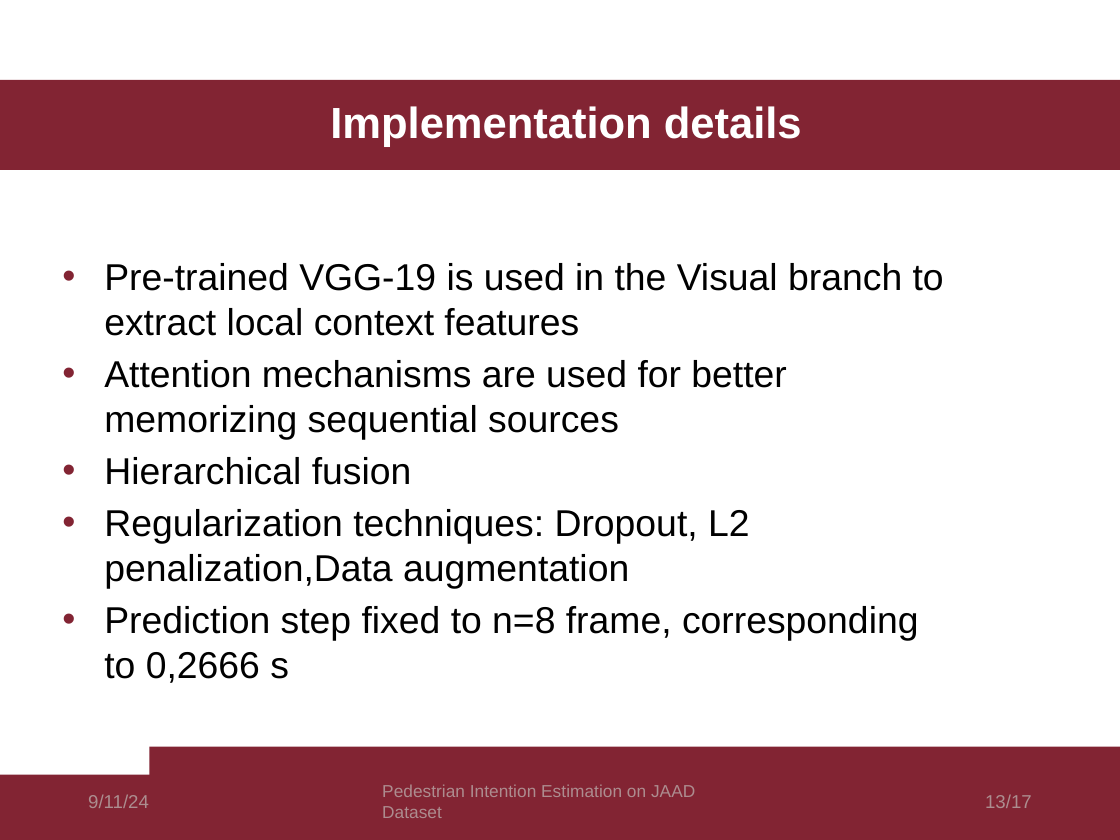
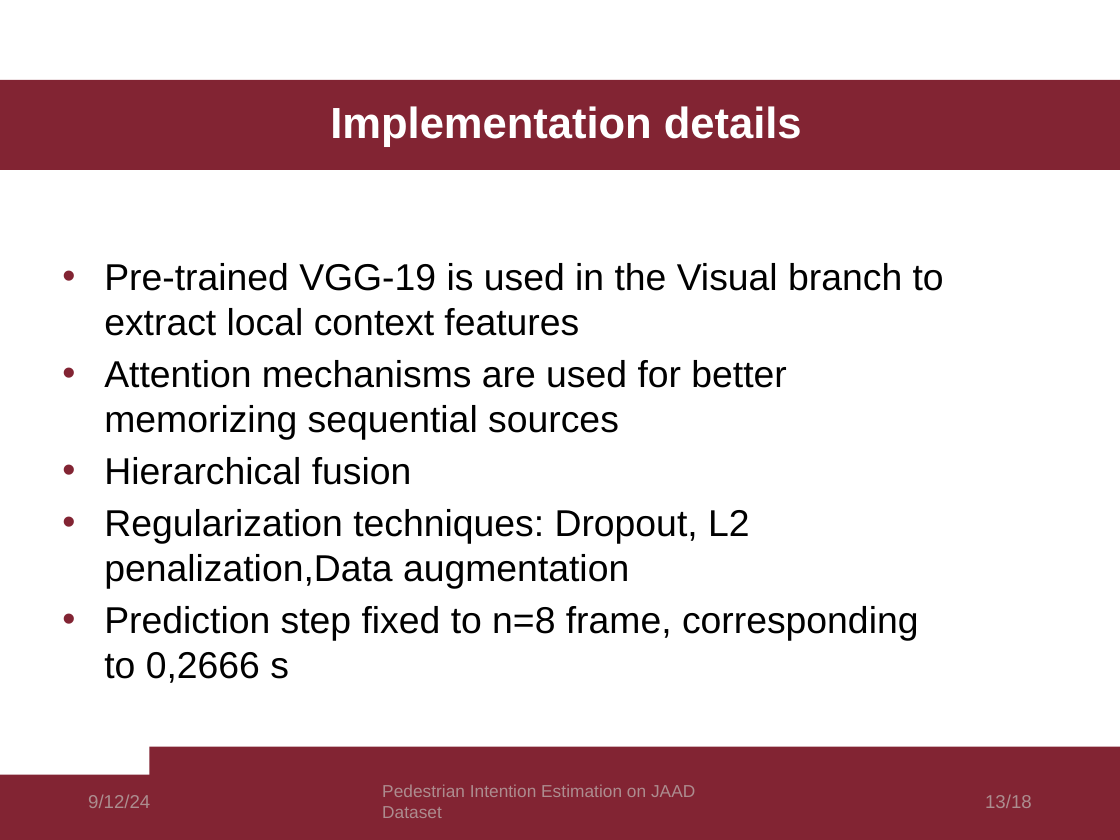
Before and after one commit to Emilianogith/CV_project, a slide deck: slide 13 of presentation/cv_presentation.pptx. Drawn at 1120x840 pixels with LibreOffice and Linux fonts; fonts in the diff are those of the drawing. Boxes give left, top, right and bottom in pixels: in the first picture for what was removed or moved away, otherwise in the second. Text is boxed around its words. In the diff, an @@ line names an element or a change of style, - is before the commit and + after.

```diff
--- a/presentation/cv_presentation.pptx
+++ b/presentation/cv_presentation.pptx
@@ text at (88, 794, 150, 808): text changed @@
-9/11/24
+9/12/24
@@ page number at (985, 794, 1032, 808): text changed @@
-13/17
+13/18
```
Also in this commit, not shown: 15 other slides changed, 1 slide added, 2 other files.
